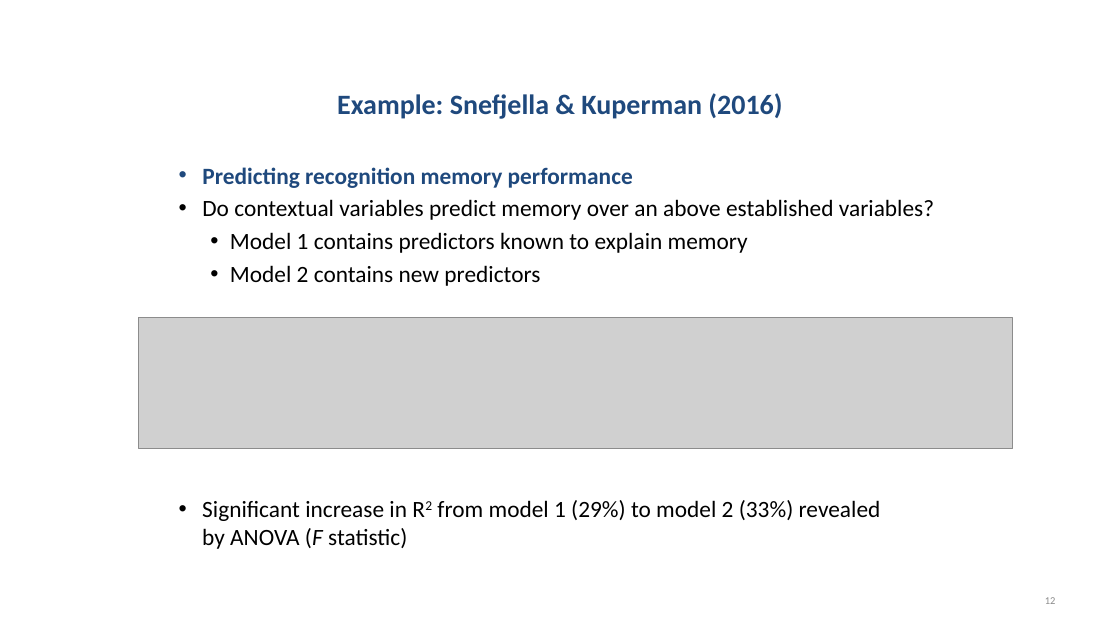
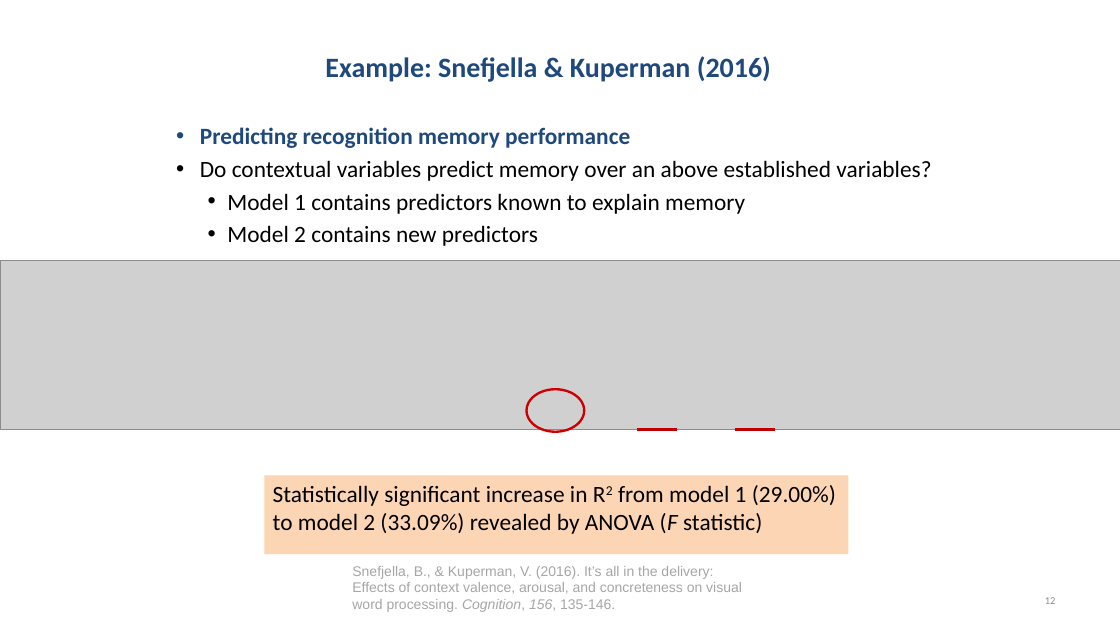
Before and after one commit to chrisjberry/datafluencyCB, a slide deck: slide 12 of slides/PSYC753_Chris2.pptx. Drawn at 1120x630 pixels with LibreOffice and Linux fonts; fonts in the diff are those of the drawing; grey boxes stand for pictures. Boxes give left, top, right and bottom in pixels: in the first picture for what was removed or moved away, otherwise in the second. Text is boxed around its words. In the diff, an @@ line names an element or a change of style, - is before the commit and + after.

```diff
--- a/slides/PSYC753_Chris2.pptx
+++ b/slides/PSYC753_Chris2.pptx
@@ title "Example: Snefjella & Kuperman (2016)" moved from (x1=337, y1=93, x2=782, y2=119) to (x1=325, y1=56, x2=771, y2=82) @@
@@ text "Predicting recognition memory performance" moved from (x1=202, y1=167, x2=934, y2=286) to (x1=200, y1=127, x2=931, y2=246) @@
@@ picture resized from (x1=139, y1=318, x2=1012, y2=449) to (x1=0, y1=260, x2=1120, y2=429) @@
@@ ellipse added at (x1=527, y1=389, x2=585, y2=432), outline #CC0000 2 pt @@
@@ line added from (637, 429) to (677, 429), #C00000 2.25 pt @@
@@ line added from (735, 429) to (776, 429), #C00000 2.25 pt @@
@@ rectangle "Statistically significant increase in R2 ..." resized from (x1=202, y1=500, x2=881, y2=549) to (x1=265, y1=476, x2=849, y2=555) @@
@@ rectangle "Statistically significant increase in R2 ..." at (x1=265, y1=476, x2=849, y2=555): fill none to #FCD5B5 @@
@@ text in rectangle at (x1=273, y1=485, x2=836, y2=534): text changed @@
-• Significant increase in R2 from model 1 (29%) to model 2 (33%) revealed
-  by ANOVA (F statistic)
+Statistically significant increase in R2 from model 1 (29.00%) to model 2 (33.09%) revealed by ANOVA (F statistic)
@@ text added at (x1=352, y1=566, x2=742, y2=612), 12 pt, text #A6A6A6 @@
+Snefjella, B., & Kuperman, V. (2016). It’s all in the delivery: Effects of context valence, arousal, and concreteness on visual word processing. Cognition, 156, 135-146.
```
Also in this commit, not shown: 10 other slides changed.
